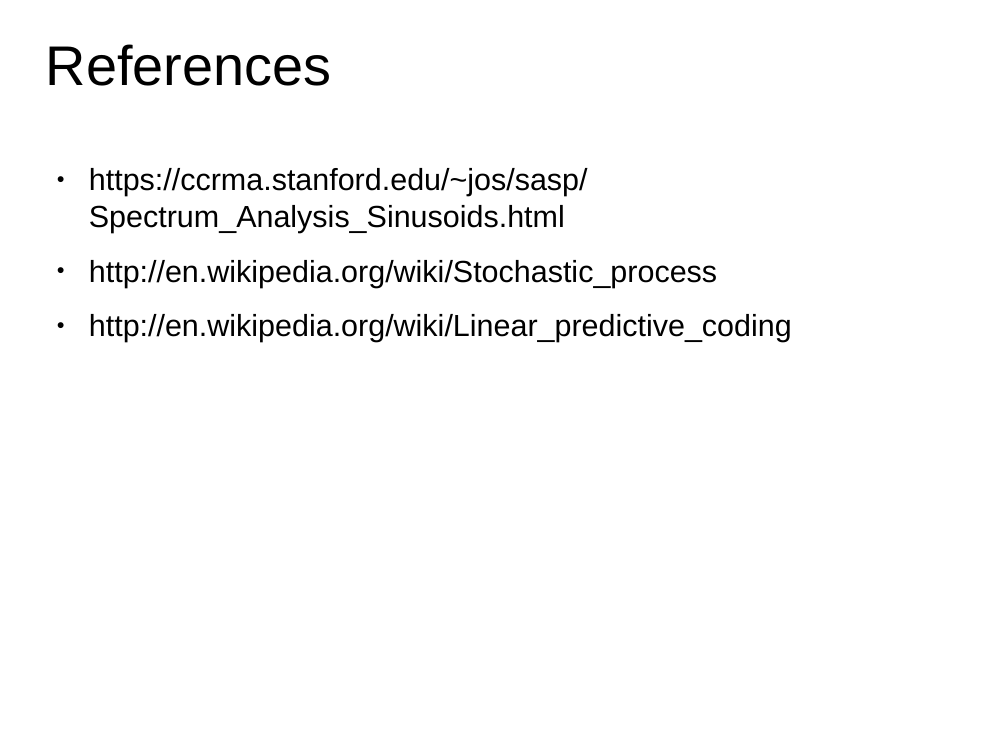
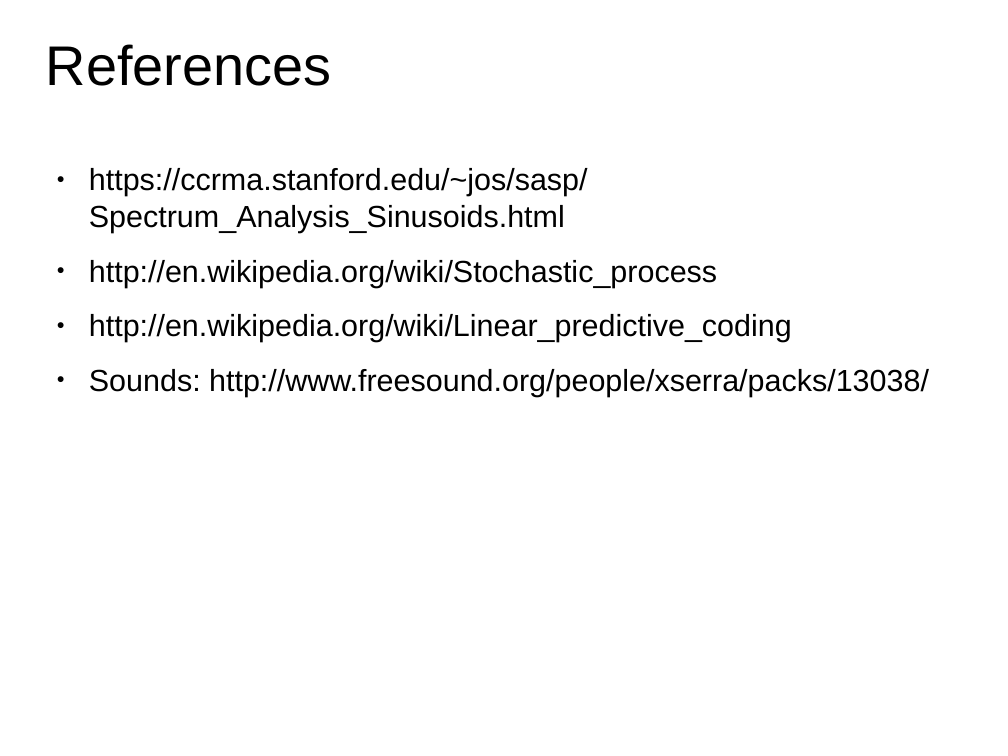
Before and after one commit to MTG/sms-tools, a slide deck: slide 21 of teaching-material/lectures/lect7-Sinusoidal-plus-Residual-model/7-Sinusoidal-plus-Residual-model.odp (slide 19 before the commit). Drawn at 1008x756 pixels with LibreOffice and Linux fonts; fonts in the diff are those of the drawing. Boxes give left, top, right and bottom in pixels: in the first picture for what was removed or moved away, otherwise in the second. Text is boxed around its words. In the diff, an @@ line names an element or a change of style, - is before the commit and + after.

```diff
--- a/teaching-material/lectures/lect7-Sinusoidal-plus-Residual-model/7-Sinusoidal-plus-Residual-model.odp
+++ b/teaching-material/lectures/lect7-Sinusoidal-plus-Residual-model/7-Sinusoidal-plus-Residual-model.odp
@@ text at [89, 369, 929, 397]: paragraph added @@
+● Sounds: http://www.freesound.org/people/xserra/packs/13038/
```
Also in this commit, not shown: 4 slides added, 2 slides removed, 20 other files.
